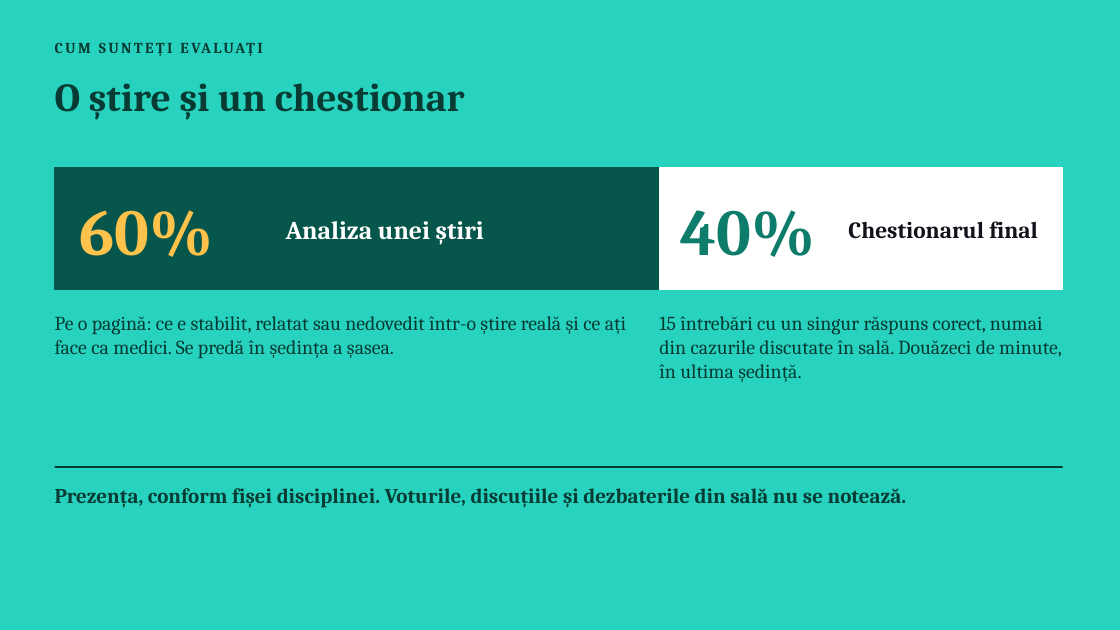
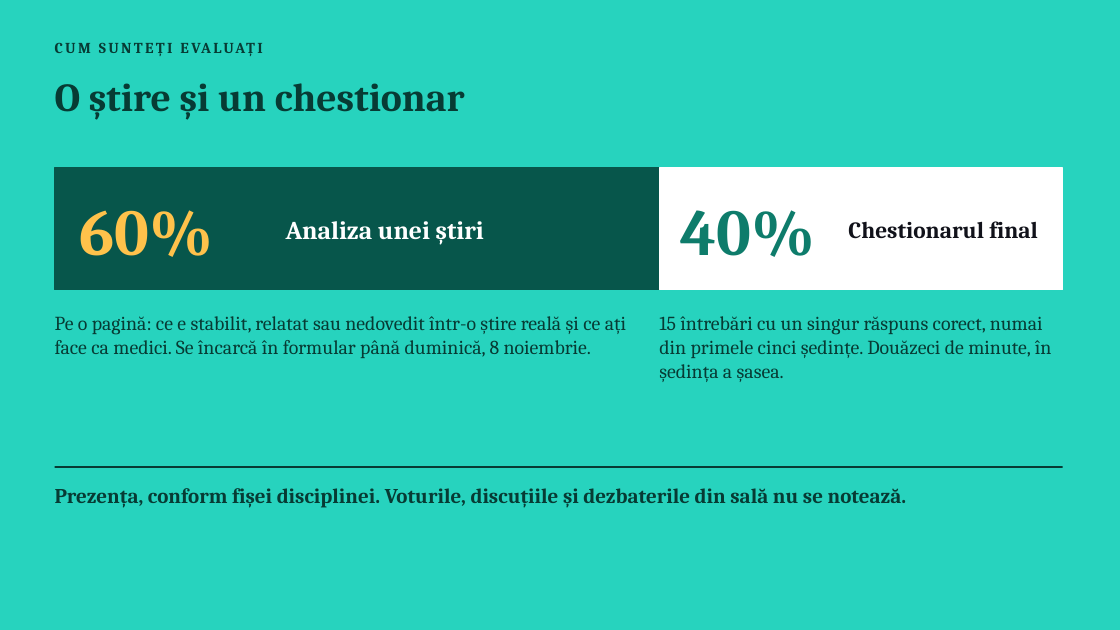
Before and after one commit to apana-prog/cursuri-umf, a slide deck: slide 4 of OPT_PLIC/ro/fisiere/C02.pptx. Drawn at 1120x630 pixels with LibreOffice and Linux fonts; fonts in the diff are those of the drawing. Boxes give left, top, right and bottom in pixels: in the first picture for what was removed or moved away, otherwise in the second. Text is boxed around its words. In the diff, an @@ line names an element or a change of style, - is before the commit and + after.

```diff
--- a/OPT_PLIC/ro/fisiere/C02.pptx
+++ b/OPT_PLIC/ro/fisiere/C02.pptx
@@ text at bbox=[55, 316, 626, 358]: text changed @@
-Pe o pagină: ce e stabilit, relatat sau nedovedit într-o știre reală și ce ați face ca medici. Se predă în ședința a șasea.
+Pe o pagină: ce e stabilit, relatat sau nedovedit într-o știre reală și ce ați face ca medici. Se încarcă în formular până duminică, 8 noiembrie.
@@ text at bbox=[659, 316, 1052, 382]: text changed @@
-15 întrebări cu un singur răspuns corect, numai din cazurile discutate în sală. Douăzeci de minute, în ultima ședință.
+15 întrebări cu un singur răspuns corect, numai din primele cinci ședințe. Douăzeci de minute, în ședința a șasea.
```
Also in this commit, not shown: 27 other files.
